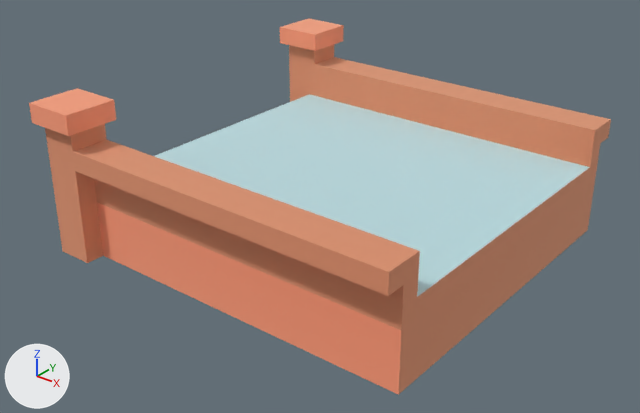
The glTF model public/models/nf2/nature/bridge_side_wood.glb: old version first, new version second.
The view is the same before and after, from a camera (50 mm lens) standing at (1.261, -1.647, 1.043) and looking at (-0.011, -0.058, 0.058). Arrows for +X, +Y and +Z are at lower left; the lights stay in place. The older version comes first. Where no turn or scale is listed for an object, it has been applied to the vertices.

Objects in the first picture: 'bridge_side_wood'.
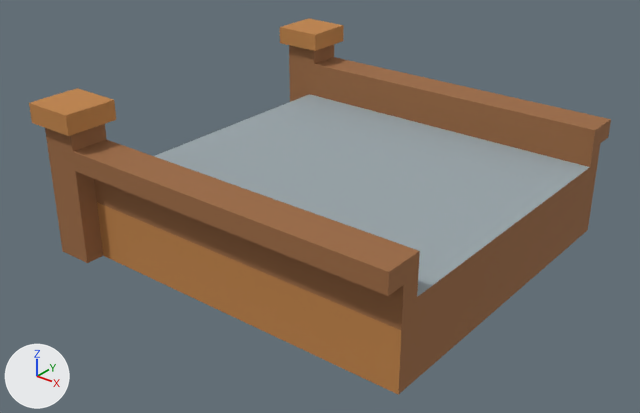
Diff of the bpy script that builds the scene:
```diff
--- a/public/models/nf2/nature/bridge_side_wood.glb.py
+++ b/public/models/nf2/nature/bridge_side_wood.glb.py
@@ mat_woodbark @@
 mat_woodbark = principled_material('woodBark')
-mat_woodbark.base_color = (0.886, 0.514, 0.341)  # beige #f2be9e
-mat_woodbark.metallic = 1.0
+mat_woodbark.base_color = (0.332, 0.144, 0.0545)  # brown #9c6a42
 mat_woodbark.roughness = 1.0
@@ mat_stone @@
 mat_stone = principled_material('stone')
-mat_stone.base_color = (0.722, 0.886, 0.91)  # pale blue #ddf2f5
-mat_stone.metallic = 1.0
+mat_stone.base_color = (0.323, 0.381, 0.407)  # grey #9aa6ab
 mat_stone.roughness = 1.0
@@ mat_wood @@
 mat_wood = principled_material('wood')
-mat_wood.base_color = (1.0, 0.557, 0.384)  # beige #ffc5a7
-mat_wood.metallic = 1.0
+mat_wood.base_color = (0.527, 0.227, 0.063)  # orange #c08347
 mat_wood.roughness = 1.0
@@ ob_tmpparent @@
-ob_tmpparent = bpy.data.objects.new('tmpParent', None)
-ob_tmpparent.location = (0.0, 0.0, 0.0)
```

Boxes [x1, y1, x2, y2] around the edits, measured in the pictures (640 x 413 px):
'bridge_side_wood', recoloured, surface changed (darker)
    both: [29, 18, 611, 395]
